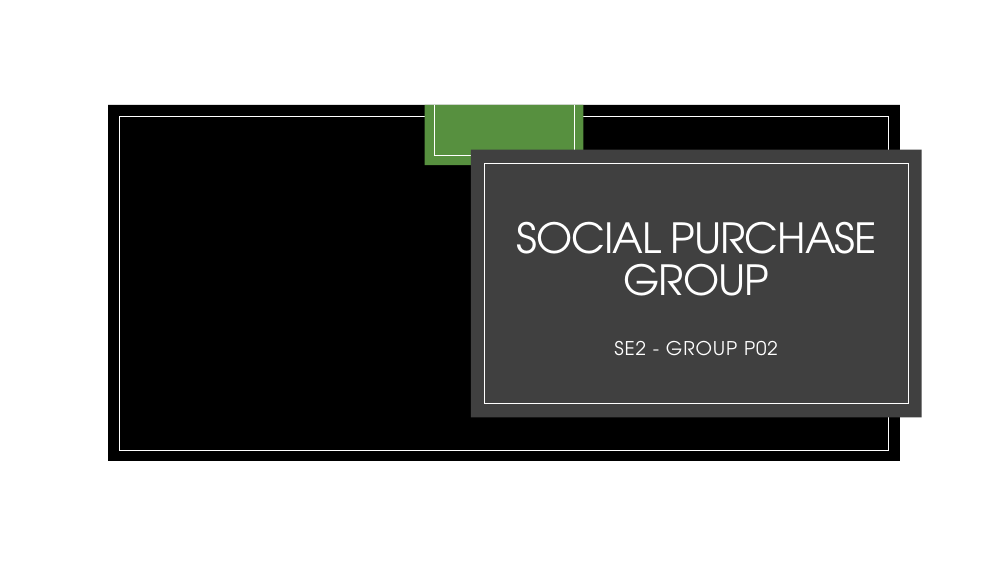
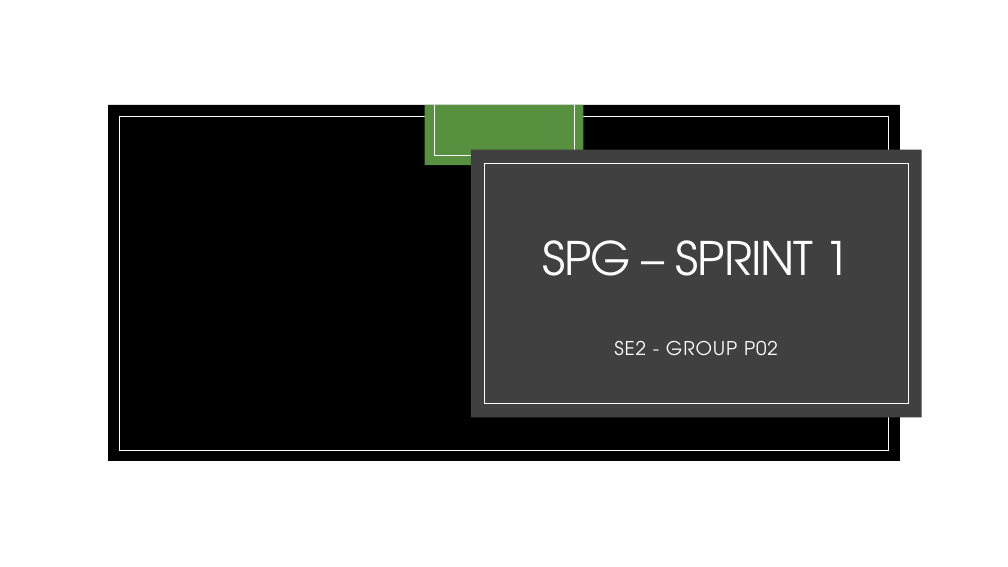
Before and after one commit to se2-p02/spg, a slide deck: slide 1 of presentations/SPG_spint1_presentation.pptx. Drawn at 1008x567 pixels with LibreOffice and Linux fonts; fonts in the diff are those of the drawing; background and template pictures are left out. Boxes give left, top, right and bottom in pixels: in the first picture for what was removed or moved away, otherwise in the second. Text is boxed around its words. In the diff, an @@ line names an element or a change of style, - is before the commit and + after.

```diff
--- a/presentations/SPG_spint1_presentation.pptx
+++ b/presentations/SPG_spint1_presentation.pptx
@@ title at (543,240,850,276): text changed; size 39.6 to 44 pt @@
-SOCIAL PURCHASE GROUP
+SPG – SPRINT 1
```
Also in this commit, not shown: 6 other slides changed, 1 slide added.
